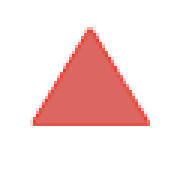
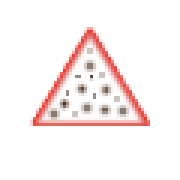
Comparing the layer stacks of the two 180×180 images. Changes:
added layer "mizuame" above "caramel" over left=36, top=33, right=147, bottom=126
